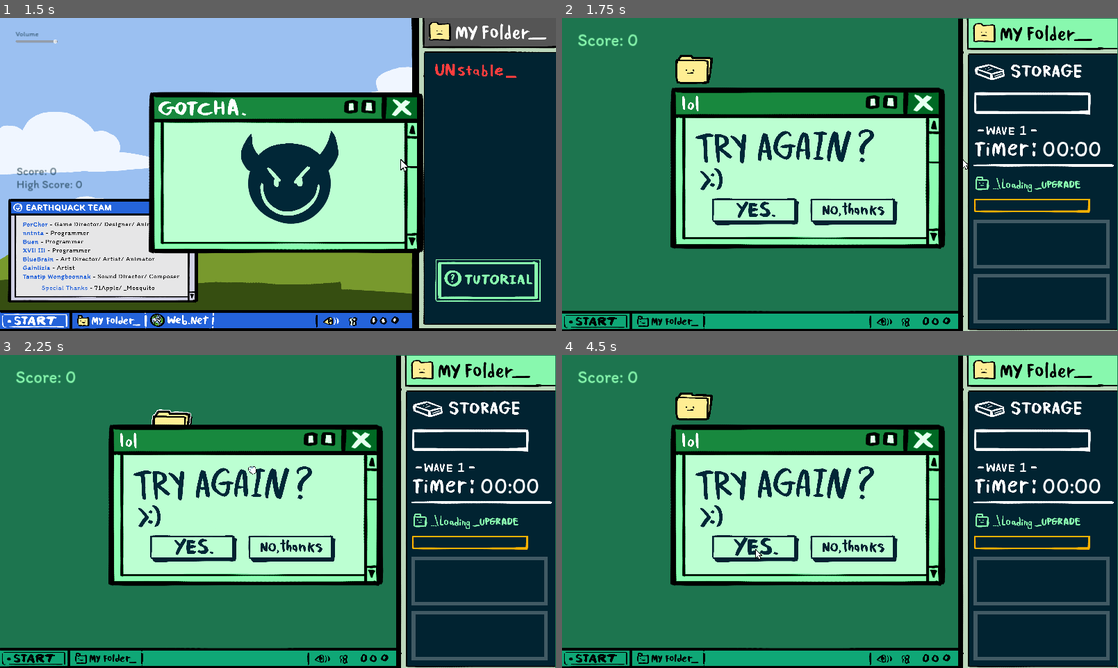
Above: before the commit, frames 1-4 (two rows, left to right).
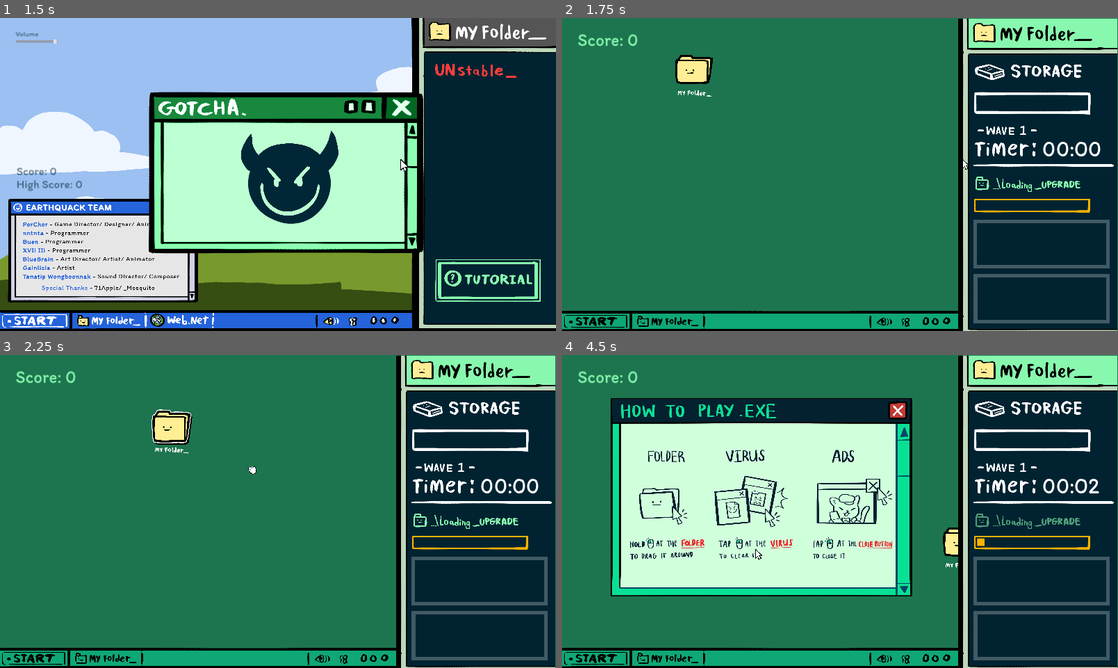
Above: after the commit, the same moments.

Repository: icheft524/Folder-Brawler
Game: Godot game, scene res://menu.tscn
Two runs of this game, one before a commit and one after it. Both use one fixed random seed, a clock stepped at 60 frames per second and the inputs below. The engine's default icon, where the game draws it, is replaced by a stand-in: a white triangle on a blue panel in a dark square.
Inputs (mouse positions are in pixels of both pictures, inside the frame that each line leads up to):
- Up to frame 1 (1.5 s): click (278, 212) at 0.5 s; tap Enter (ui_accept) at 1.25 s; move the mouse to (400, 158) at 1.27 s; press the mouse at (400, 158) at 1.28 s
- Up to frame 2 (1.75 s): tap Enter (ui_accept) at 1.52 s
- Up to frame 3 (2.25 s): release the mouse at (400, 495) at 2 s; tap Enter (ui_accept) at 2 s; drag from (133, 405) to (478, 580) at 2.02 s
- Up to frame 4 (4.5 s): press the mouse at (1040, 580) at 2.78 s; release the mouse at (1040, 580) at 3.5 s; tap Enter (ui_accept) at 3.5 s; drag from (1040, 636) to (673, 464) at 3.52 s; click (756, 549) at 4.27 s

Frame 1 is identical in both runs. In frame 2, 23% of the frame differs, in the area x 19-69%, y 22-74%; in frame 3, 23%; in frame 4, 27%, in the area x 8-97%, y 12-78%.

Commit message:
wave6 ups

Diff:
--- a/folder/folder.gd
+++ b/folder/folder.gd
@@ -42,6 +42,7 @@
 var wave3 = true
 var wave4 = true
 var wave5 = true
+var wave6 = true
 
 var upgrade_coming = false
 
@@ -139,6 +140,10 @@
 	elif global.time == 97 and wave5 == true: #wave5
 		levelup()
 		wave5 = false
+		upgrade_coming = true
+	elif global.time == 132 and wave6 == true: #wave5
+		levelup()
+		wave6 = false
 		upgrade_coming = true
 
 func _physics_process(delta):
@@ -289,6 +294,7 @@
 		if i in collected_upgrades: #Find already upgrades
 			pass
 		elif i in upgrade_options: #if upgrades is already options
+			#dblist.append(i)
 			pass
 		elif UpgradeDb.UPGRADES[i]["prerequisite"].size() > 0: #Check for PreRequisites
 			for n in UpgradeDb.UPGRADES[i]["prerequisite"]:
--- a/main.tscn
+++ b/main.tscn
@@ -220,6 +220,7 @@
 position = Vector2(139, 224)
 
 [node name="lose" parent="." instance=ExtResource("17_j8tyr")]
+visible = false
 offset_left = 368.0
 offset_top = 232.0
 offset_right = 408.0
